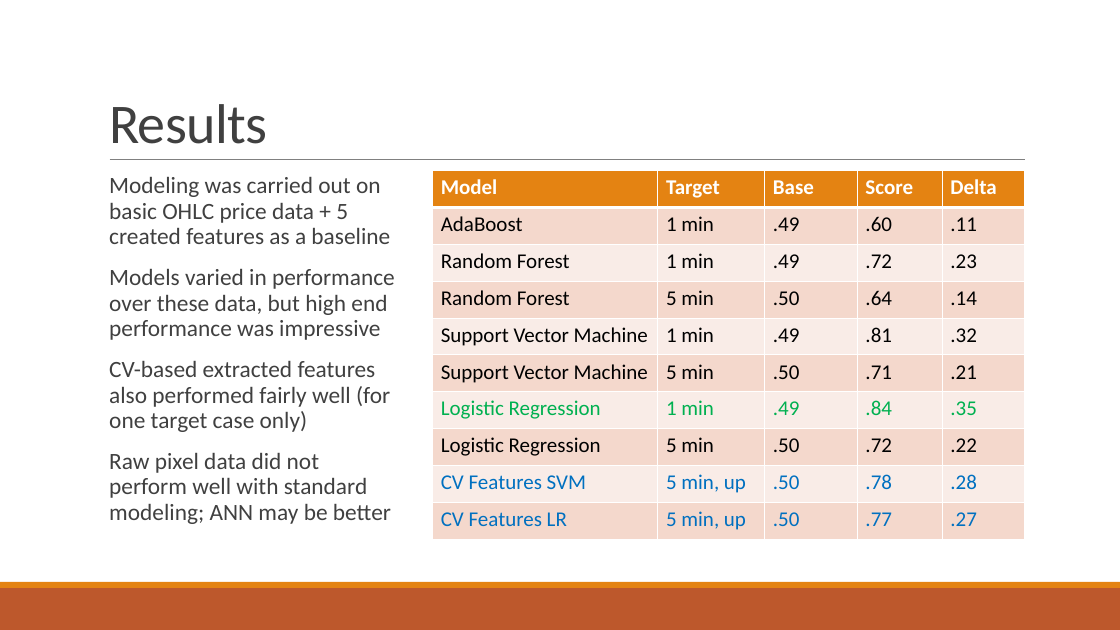
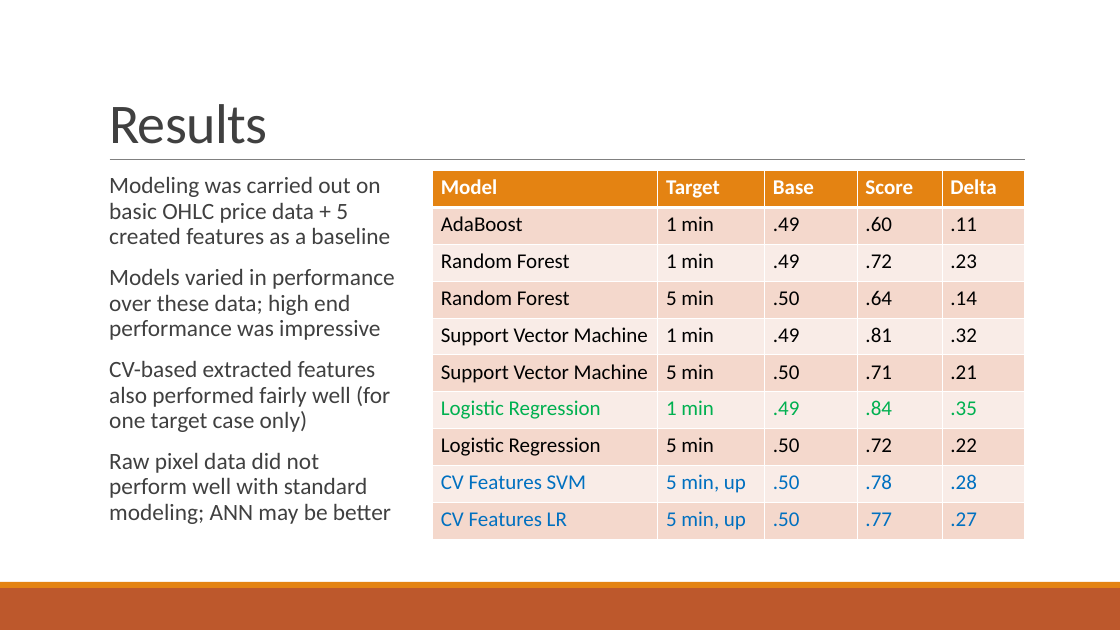
Before and after one commit to afcarl/TS_Project, a slide deck: slide 7 of project_presentation.pptx. Drawn at 1120x630 pixels with LibreOffice and Linux fonts; fonts in the diff are those of the drawing. Boxes give left, top, right and bottom in pixels: in the first picture for what was removed or moved away, otherwise in the second. Text is boxed around its words. In the diff, an @@ line names an element or a change of style, - is before the commit and + after.

```diff
--- a/project_presentation.pptx
+++ b/project_presentation.pptx
@@ text at (109, 269, 395, 340): text changed @@
-  Models varied in performance over these data, but high end performance was impressive
+  Models varied in performance over these data; high end performance was impressive
```
Also in this commit, not shown: 6 other slides changed, 1 other file.
